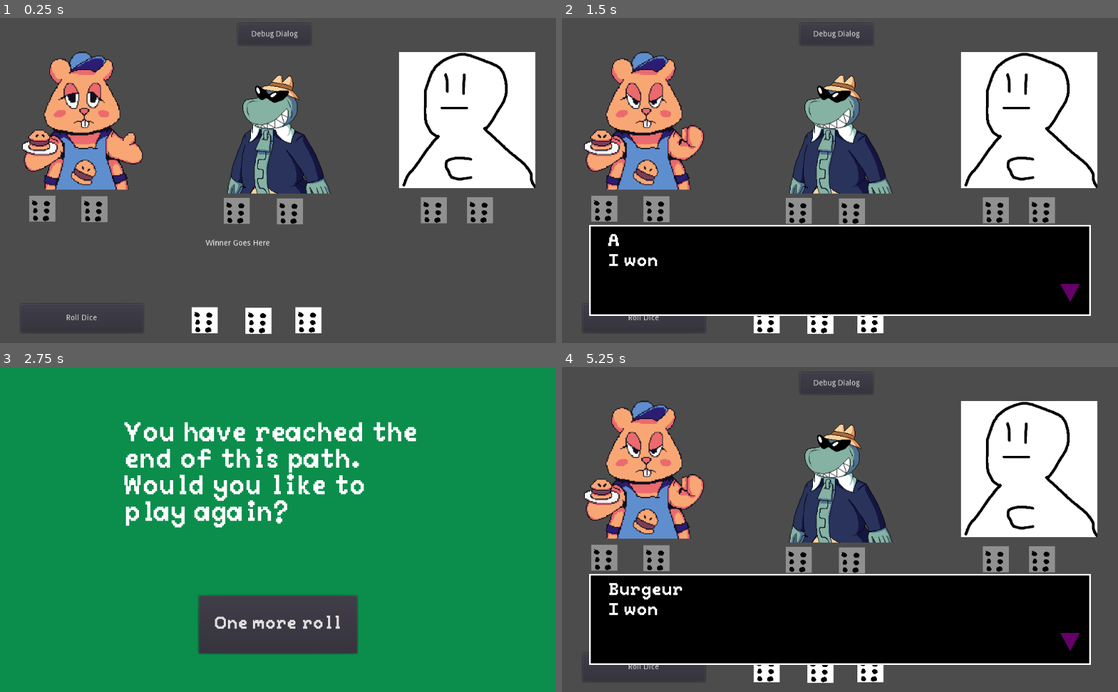
Above: before the commit, frames 1-4 (two rows, left to right).
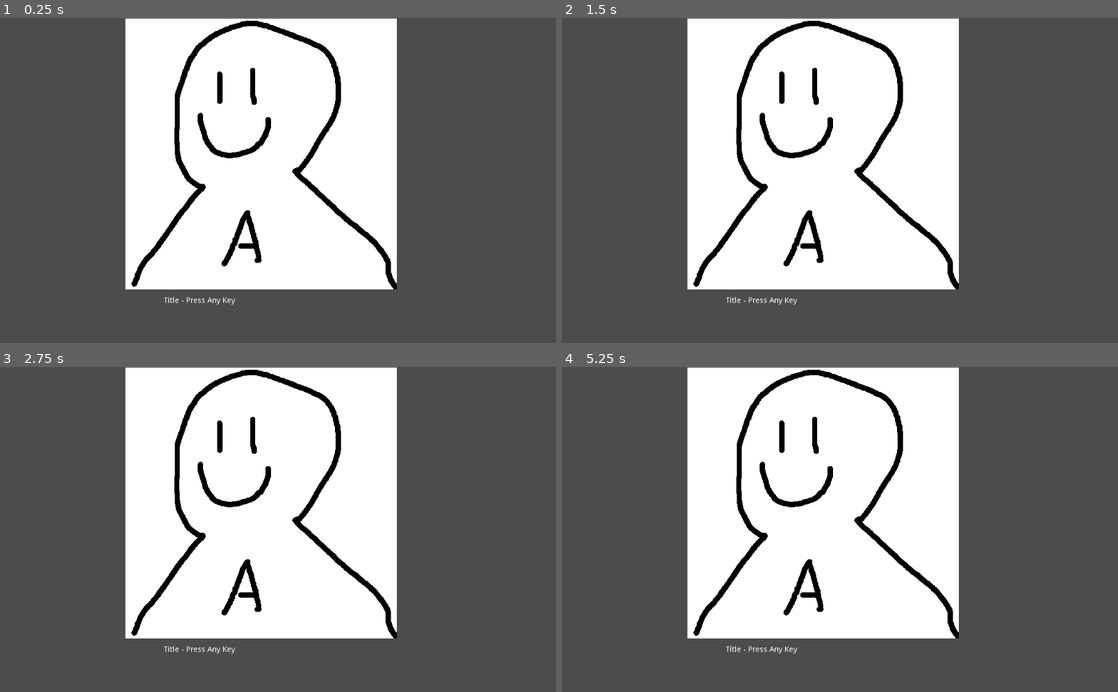
Above: after the commit, the same moments.

Repository: DiegoArmando/GMTK-Game-Jam-2022
Game: Godot game, scene res://Title.tscn
Two runs of this game, one before a commit and one after it. Both use one fixed random seed, a clock stepped at 60 frames per second and the inputs below. Before the commit the project starts from res://Main.tscn.
Inputs (mouse positions are in pixels of both pictures, inside the frame that each line leads up to):
- Up to frame 1 (0.25 s): no input
- Up to frame 2 (1.5 s): click (767, 320) at 0.52 s; click (823, 320) at 1.27 s
- Up to frame 3 (2.75 s): click (311, 669) at 2.02 s
- Up to frame 4 (5.25 s): click (645, 666) at 2.75 s, where only the run before the commit has a clickable "Roll Dice"; click (834, 383) at 3.5 s, where only the run before the commit has a clickable "Debug Dialog"; click (840, 623) at 4.25 s, where only the run before the commit has a clickable "One more roll"; click (767, 669) at 5.02 s

The runs differ from the first frame. In frame 1, 59% of the frame differs, in the area x 4-97%, y 0-98%; in frame 2, 73%; in frame 3, 96%, in the area x 0-100%, y 0-100%; in frame 4, 73%.

Commit message:
Added title and ending screens

Diff:
--- /dev/null
+++ b/Ending.tscn
@@ -0,0 +1,16 @@
+[gd_scene load_steps=2 format=2]
+
+[ext_resource path="res://Sprites/C_Happy.png" type="Texture" id=2]
+
+[node name="Node2D" type="Node2D"]
+
+[node name="Title Screen Img" type="Sprite" parent="."]
+position = Vector2( 481, 251 )
+texture = ExtResource( 2 )
+
+[node name="RichTextLabel" type="RichTextLabel" parent="."]
+margin_left = 302.0
+margin_top = 515.0
+margin_right = 715.0
+margin_bottom = 572.0
+text = "Ending - Thanks for playing!"
--- /dev/null
+++ b/Title.gd
@@ -0,0 +1,20 @@
+extends Node2D
+
+
+# Declare member variables here. Examples:
+# var a = 2
+# var b = "text"
+
+
+# Called when the node enters the scene tree for the first time.
+func _ready():
+	pass # Replace with function body.
+
+
+# Called every frame. 'delta' is the elapsed time since the previous frame.
+#func _process(delta):
+#	pass
+
+func _input(event):
+	if event is InputEventKey:
+		get_tree().change_scene("res://Main.tscn")
--- /dev/null
+++ b/Title.tscn
@@ -0,0 +1,18 @@
+[gd_scene load_steps=3 format=2]
+
+[ext_resource path="res://Title.gd" type="Script" id=1]
+[ext_resource path="res://Sprites/A_Happy.png" type="Texture" id=2]
+
+[node name="Node2D" type="Node2D"]
+script = ExtResource( 1 )
+
+[node name="Title Screen Img" type="Sprite" parent="."]
+position = Vector2( 481, 251 )
+texture = ExtResource( 2 )
+
+[node name="RichTextLabel" type="RichTextLabel" parent="."]
+margin_left = 302.0
+margin_top = 515.0
+margin_right = 715.0
+margin_bottom = 572.0
+text = "Title - Press Any Key"
--- a/project.godot
+++ b/project.godot
@@ -15,7 +15,7 @@
 [application]
 
 config/name="GMTK Game Jam 2022"
-run/main_scene="res://Main.tscn"
+run/main_scene="res://Title.tscn"
 config/icon="res://icon.png"
 
 [input]
